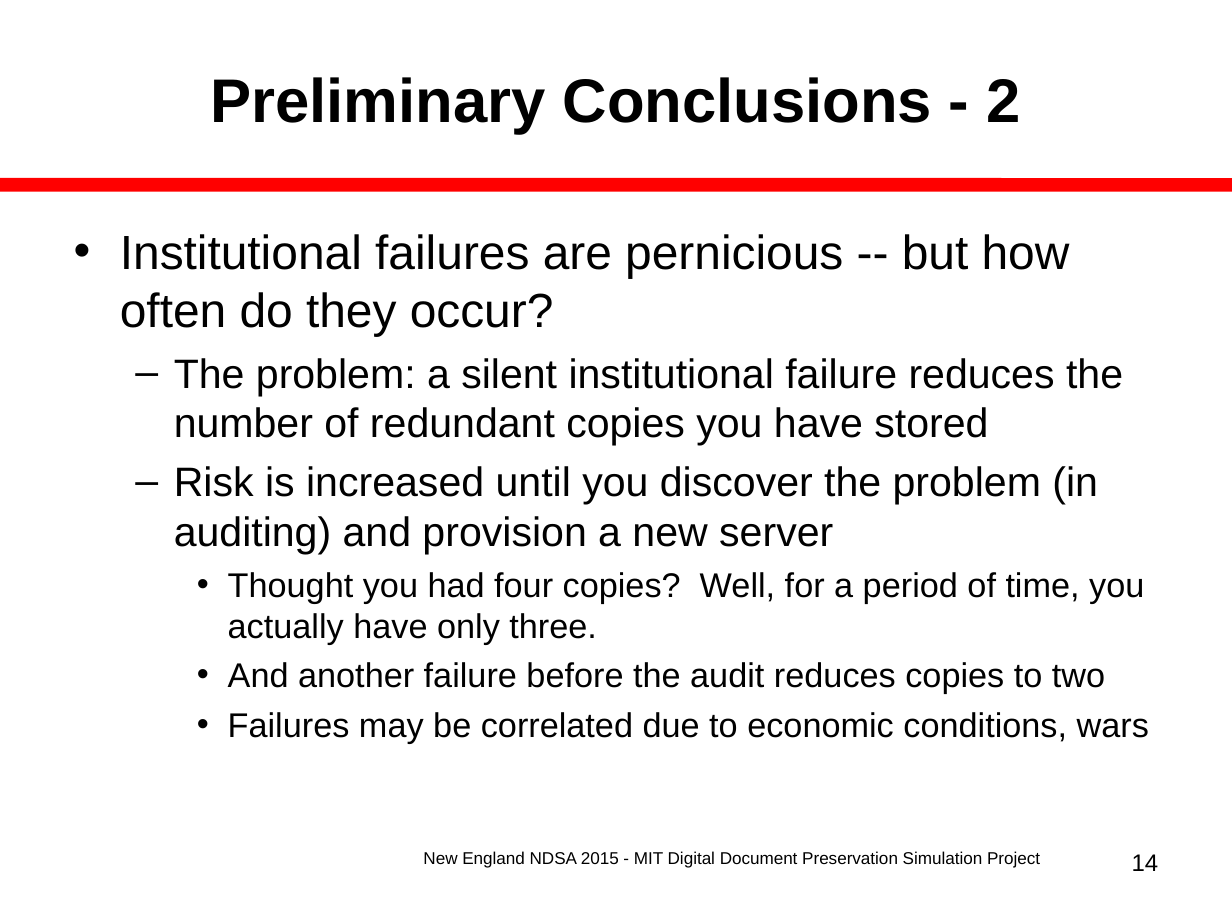
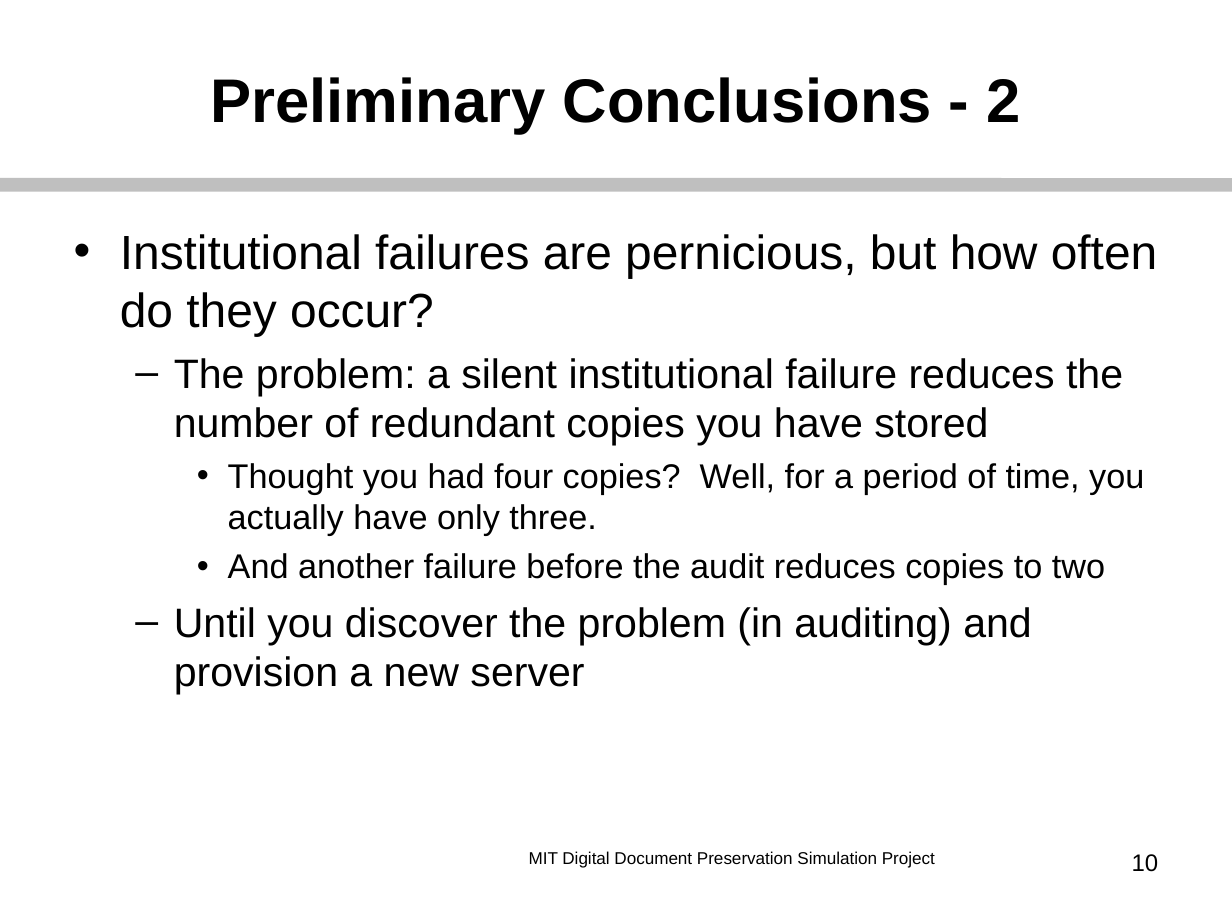
Before and after one commit to MIT-Informatics/PreservationSimulation, a slide deck: slide 10 of shelf/docs/Slides_NewEnglandNDSA.ppt (slide 14 before the commit). Drawn at 1232x924 pixels with LibreOffice and Linux fonts; fonts in the diff are those of the drawing. Boxes give left, top, right and bottom in pixels: in the first picture for what was removed or moved away, otherwise in the second. Text is boxed around its words. In the diff, an @@ line names an element or a change of style, - is before the commit and + after.

```diff
--- a/shelf/docs/Slides_NewEnglandNDSA.ppt
+++ b/shelf/docs/Slides_NewEnglandNDSA.ppt
@@ line (0, 185) - (1232, 185): stroke #FF0000 7.99 pt to #BFBFBF 7.99 pt @@
@@ text at [120,234,1157,336]: text changed @@
-• Institutional failures are pernicious -- but how often do they occur?
+• Institutional failures are pernicious, but how often do they occur?
@@ text at [174,466,1098,554]: paragraph removed @@
-  – Risk is increased until you discover the problem (in auditing) and provision a new server
@@ text at [174,607,1032,694]: text changed; size 20 to 24 pt @@
-    • Failures may be correlated due to economic conditions, wars
+  – Until you discover the problem (in auditing) and provision a new server
@@ text at [529,851,935,868]: text changed @@
-New England NDSA 2015 - MIT Digital Document Preservation Simulation Project
+MIT Digital Document Preservation Simulation Project
@@ page number at [1132,854,1159,872]: text changed @@
-14
+10
```
Also in this commit, not shown: 10 other slides changed, 1 slide added, 6 slides removed, 2 other files.
